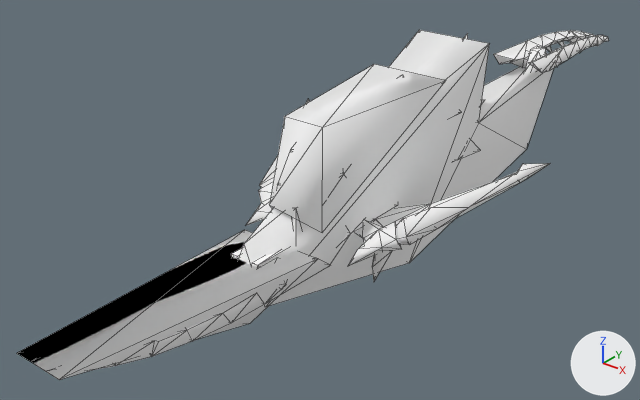
An edit to the glTF model docs/models/weapons/w06/136.glb, drawn before and after from the same camera.
Camera for both pictures: a 50 mm camera at (1.27, -2.3, 0.86) aimed at (-0.19, -0.47, -0.27). The axes (+X, +Y, +Z) are drawn at lower right. The lights are the same throughout. The picture after the commit comes second. Mesh edges are drawn as thin lines. Vertices at exactly the same position are counted once.

The first picture shows 'Group[0]', 'Group[100]', 'Group[1]', 'Group[2]'.
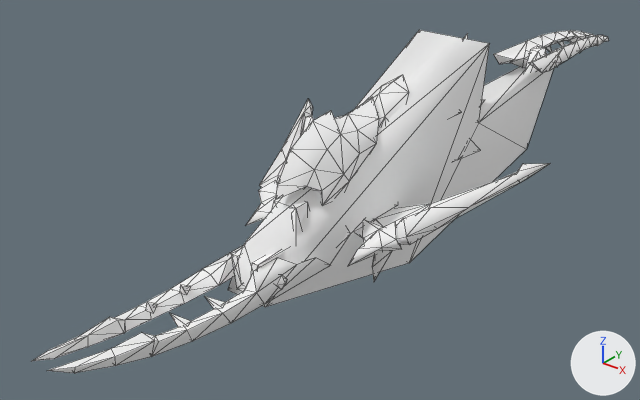
Pixel boxes (x1, y1, x2, y2) of what changed, in the pictures (640 x 400 px):
'Group[1]', reshaped (15% shorter)
    before: (17, 230, 330, 380)
    after: (32, 246, 330, 373)
'Group[2]', reshaped
    before: (269, 64, 446, 232)
    after: (275, 75, 409, 206)
part 1 of me_group_1, deleted
    before: (17, 230, 318, 380)
part 2 of me_group_2, deleted
    before: (269, 64, 446, 232)

The edits, one by one:
me_group_1 is used by ob_group_1; location (0.0, 0.0, 0.0).
me_group_1 had 106 vertices, 168 faces and spanned x -0.119..0.119, y -1.559..-0.768, z -0.322..-0.155.
me_group_1 now has 100 vertices, 160 faces and spans x -0.095..0.095, y -1.556..-0.768, z -0.262..-0.156.
me_group_1 part 1: the loose piece of 6 vertices spanning x -0.119..0.119, y -1.559..-0.863, z -0.322..-0.155 is deleted.
me_group_2 is used by ob_group_2; location (0.0, 0.0, 0.0).
me_group_2 had 88 vertices, 134 faces and spanned x -0.117..0.117, y -0.9..-0.306, z -0.176..0.113.
me_group_2 now has 81 vertices, 124 faces and spans x -0.075..0.075, y -0.879..-0.306, z -0.176..0.113.
me_group_2 part 2: the loose piece of 7 vertices spanning x -0.117..0.117, y -0.9..-0.317, z -0.163..0.112 is deleted.
me_group_2 no longer uses material mat_xfb__e0__m00_lbg136_env (white #ffffff).
